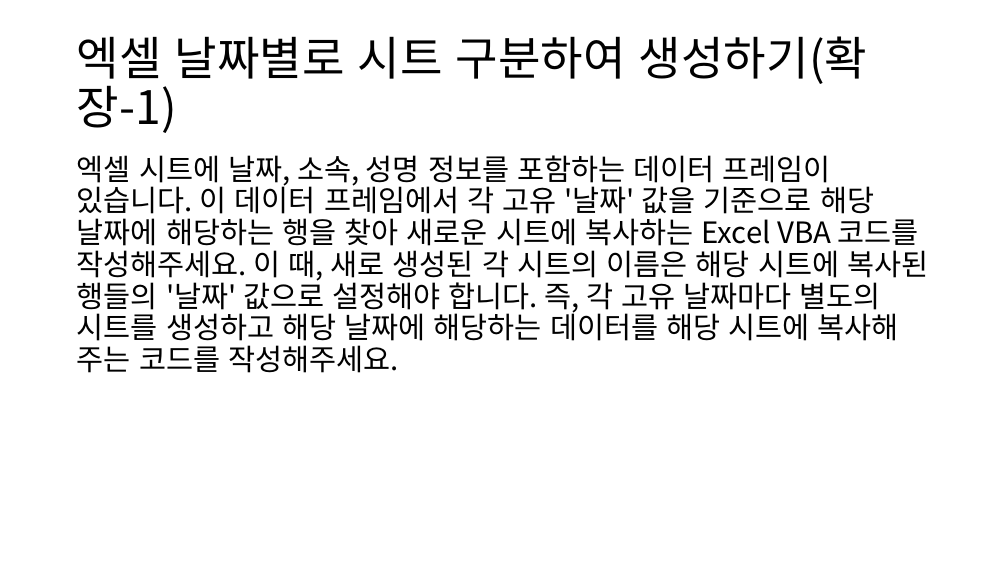
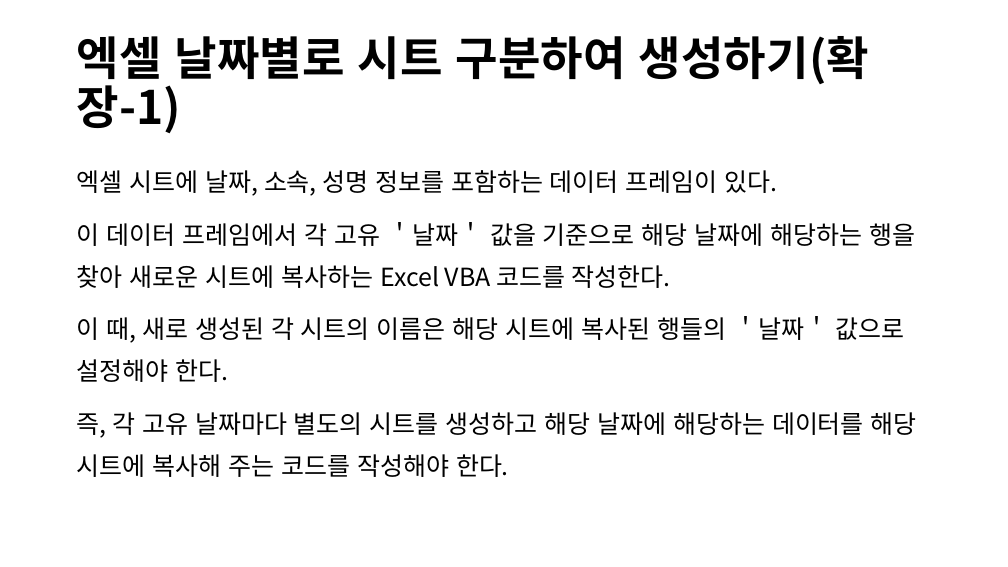
Before and after one commit to lolsaless/Python, a slide deck: slide 33 of 프롬프트 시연.pptx (slide 34 before the commit). Drawn at 1008x567 pixels with LibreOffice and Linux fonts; fonts in the diff are those of the drawing. Boxes give left, top, right and bottom in pixels: in the first picture for what was removed or moved away, otherwise in the second. Text is boxed around its words. In the diff, an @@ line names an element or a change of style, - is before the commit and + after.

```diff
--- a/프롬프트 시연.pptx
+++ b/프롬프트 시연.pptx
@@ title "엑셀 날짜별로 시트 구분하여 생성하기(확장-1)" at (x1=77, y1=36, x2=870, y2=133): bold on @@
@@ text at (x1=77, y1=170, x2=917, y2=477): text changed; size 28 to 23.8 pt @@
-엑셀 시트에 날짜, 소속, 성명 정보를 포함하는 데이터 프레임이 있습니다. 이 데이터 프레임에서 각 고유 '날짜' 값을 기준으로 해당 날짜에 해당하는 행을 찾아 새로운 시트에 복사하는 Excel VBA 코드를 작성해주세요. 이 때, 새로 생성된 각 시트의 이름은 해당 시트에 복사된 행들의 '날짜' 값으로 설정해야 합니다. 즉, 각 고유 날짜마다 별도의 시트를 생성하고 해당 날짜에 해당하는 데이터를 해당 시트에 복사해 주는 코드를 작성해주세요.
+엑셀 시트에 날짜, 소속, 성명 정보를 포함하는 데이터 프레임이 있다.
+이 데이터 프레임에서 각 고유 ＇날짜＇ 값을 기준으로 해당 날짜에 해당하는 행을 찾아 새로운 시트에 복사하는 Excel VBA 코드를 작성한다.
+이 때, 새로 생성된 각 시트의 이름은 해당 시트에 복사된 행들의 ＇날짜＇ 값으로 설정해야 한다.
+즉, 각 고유 날짜마다 별도의 시트를 생성하고 해당 날짜에 해당하는 데이터를 해당 시트에 복사해 주는 코드를 작성해야 한다.
```
Also in this commit, not shown: 22 other slides changed, 1 slide removed, 18 other files.
